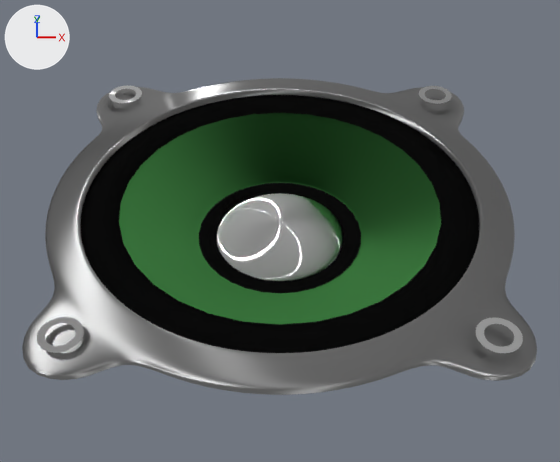
Renders of the Blender file sketch/music.blend from each side of a commit.
Rendered twice from a 50 mm camera at (-0.26, -2.95, 5.3) aimed at (-0.27, 0.39, 2.24). Every picture has the same lights, and +X, +Y and +Z are marked at upper left.

The older version as bpy lines, for what is in view:
```python
me_circle = bpy.data.meshes.new('Circle')
me_circle.from_pydata(...)  # 120 vertices, 107 faces; spans x -5.1..5.1, y -5.1..5.1, z -1.04..1.23
me_circle.polygons.foreach_set('use_smooth', [True] * 107)
# faces by material slot: [40, 24, 43]
me_circle.materials.append(mat_dark)  # black #0a0a0a
me_circle.materials.append(mat_cloth)
me_circle.materials.append(mat_light_chrome)
me_circle_001 = bpy.data.meshes.new('Circle.001')
me_circle_001.from_pydata(...)  # 132 vertices, 106 faces; spans x -4.76..0.0, y 0.0..4.76, z 0.68..1.08
# faces by material slot: [90, 16]
me_circle_001.materials.append(mat_chrome)
me_circle_001.materials.append(mat_light_chrome)
ob_circle = bpy.data.objects.new('Circle', me_circle)
ob_circle.location = (-0.267, 0.36, 2.24)
ob_circle.scale = (0.246, 0.246, 0.246)
_m = ob_circle.modifiers.new('Subsurf', 'SUBSURF')
_m.levels = 3
ob_circle_001 = bpy.data.objects.new('Circle.001', me_circle_001)
ob_circle_001.location = (-0.267, 0.36, 2.249)
ob_circle_001.scale = (0.27, 0.27, 0.27)
_m = ob_circle_001.modifiers.new('Mirror', 'MIRROR')
_m.use_axis = (True, True, False)
_m = ob_circle_001.modifiers.new('Subsurf', 'SUBSURF')
_m.levels = 3
```
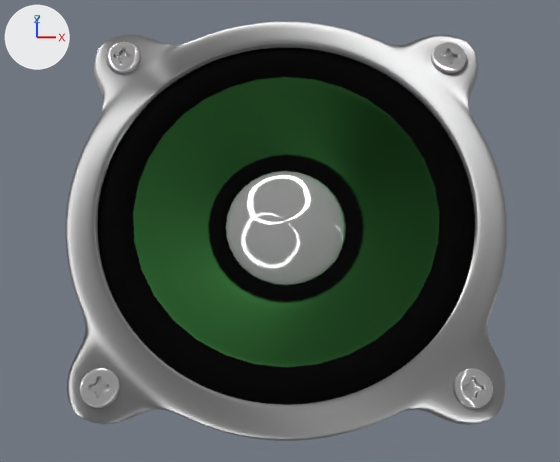
Commit message: / ‘sketch/music.blend’

Where the change shows, as pixel boxes (x1, y1, x2, y2) in the pictures (560 x 462 px):
'Circle', moved, turned, rescaled: before (81, 95, 479, 353); after (98, 48, 475, 405)
'Circle.001', reshaped, moved, turned, rescaled: before (22, 78, 537, 395); after (65, 21, 507, 441)
part 1 of me_circle_001, added: after (80, 42, 493, 409)
part 2 of me_circle_001, deleted: before (37, 85, 523, 353)

What the commit changed:
me_circle_001 is used by ob_circle_001; location (-0.267, 0.36, 2.249); scale (0.27, 0.27, 0.27).
me_circle_001 had 132 vertices, 106 faces and spanned x -4.76..0.0, y 0.0..4.76, z 0.68..1.08.
me_circle_001 now has 260 vertices, 236 faces and spans x -4.76..0.0, y 0.0..4.76, z 0.68..1.04.
me_circle_001 part 1: a new loose piece of 160 vertices spanning x -4.12..-3.32, y 3.32..4.13, z 0.9..1.04, in mat_light_chrome.
Part 2, on me_circle_001:
32 vertices are removed from x -4.12..-3.32, y 3.32..4.13, z 1.08.
16 faces are deleted.
In object 'Circle.001' (ob_circle_001), parent is now set to ob_circle.
In object 'Circle.001' (ob_circle_001), matrix_parent_inverse is now set to Matrix(((4.073, 0.0, 0.0, 1.087), (0.0, 4.073, 0.0, -1.465), (0.0, 0.0, 4.073, -9.122), (0.0, 0.0, 0.0, 1.0))).
Object 'Circle' (ob_circle) moves from (-0.267, 0.36, 2.24) to (-0.23, 0.65, 2.036).
Object 'Circle' (ob_circle) turns from (0, 0, 0) to (30, 0, 0) degrees about x, y and z.
Object 'Circle' (ob_circle) is rescaled from (0.246, 0.246, 0.246) to (0.251, 0.251, 0.251).
